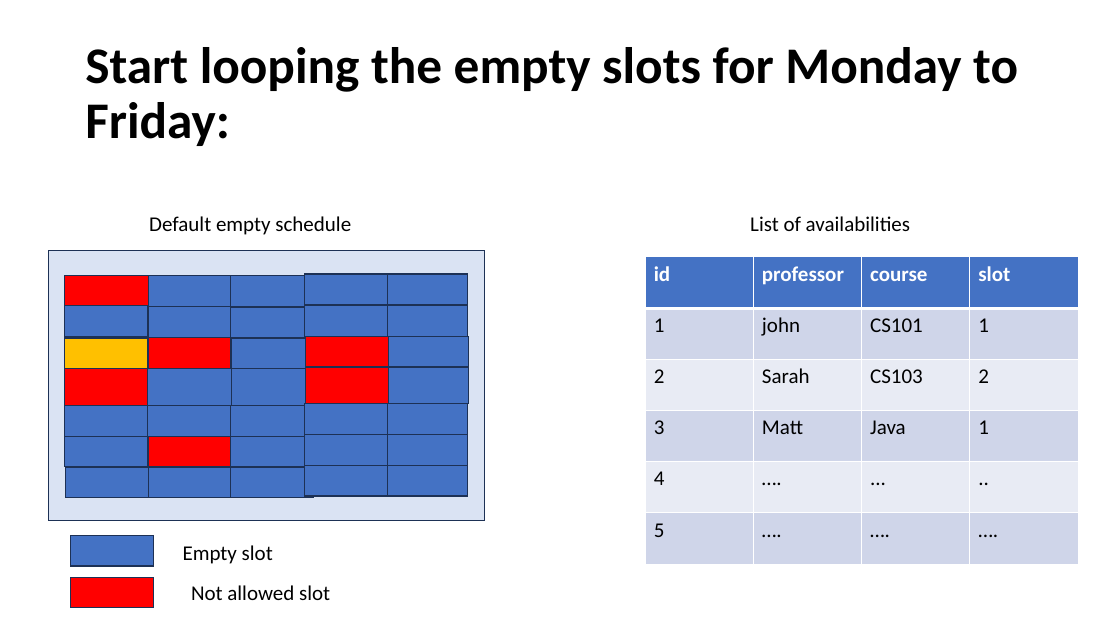
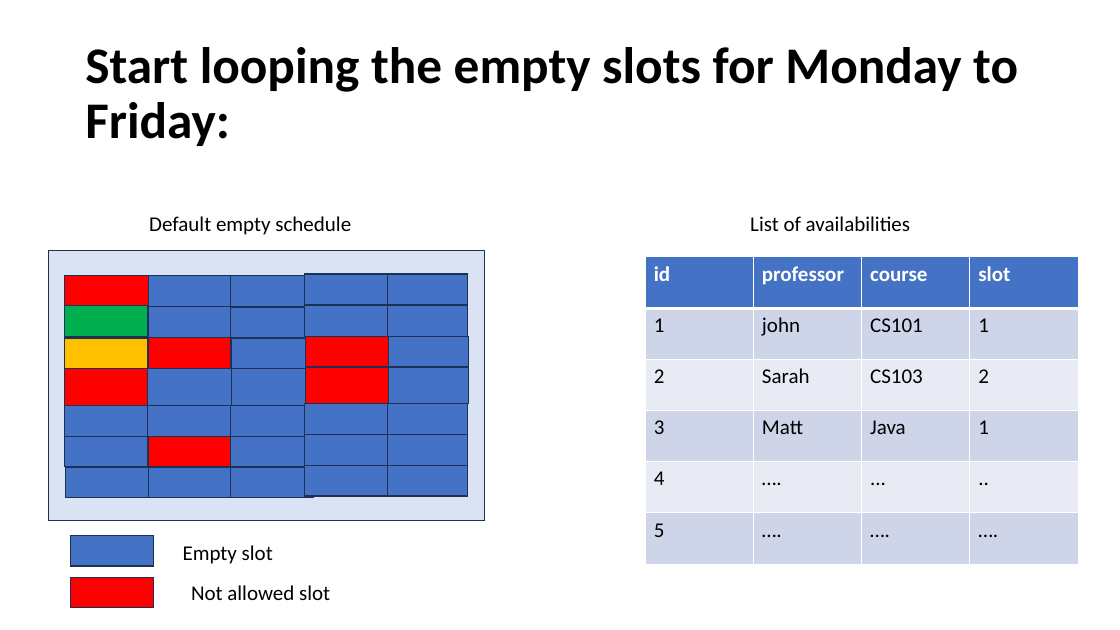
Before and after one commit to omaranBazna/schedule, a slide deck: slide 10 of algorithm design.pptx. Drawn at 1120x630 pixels with LibreOffice and Linux fonts; fonts in the diff are those of the drawing. Boxes give left, top, right and bottom in pixels: in the first picture for what was removed or moved away, otherwise in the second. Text is boxed around its words. In the diff, an @@ line names an element or a change of style, - is before the commit and + after.

```diff
--- a/algorithm design.pptx
+++ b/algorithm design.pptx
@@ rectangle at (x1=65, y1=306, x2=148, y2=337): fill #4472C4 to #00B050 @@
```
Also in this commit, not shown: 6 other slides changed, 15 slides added.
